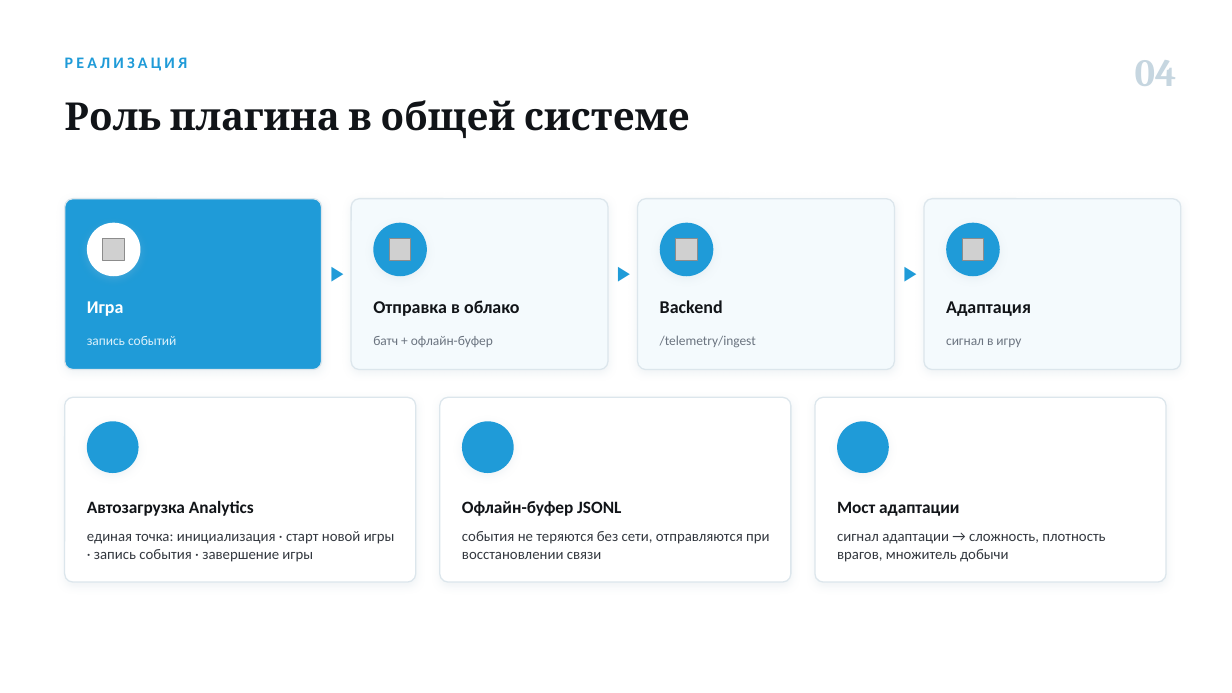
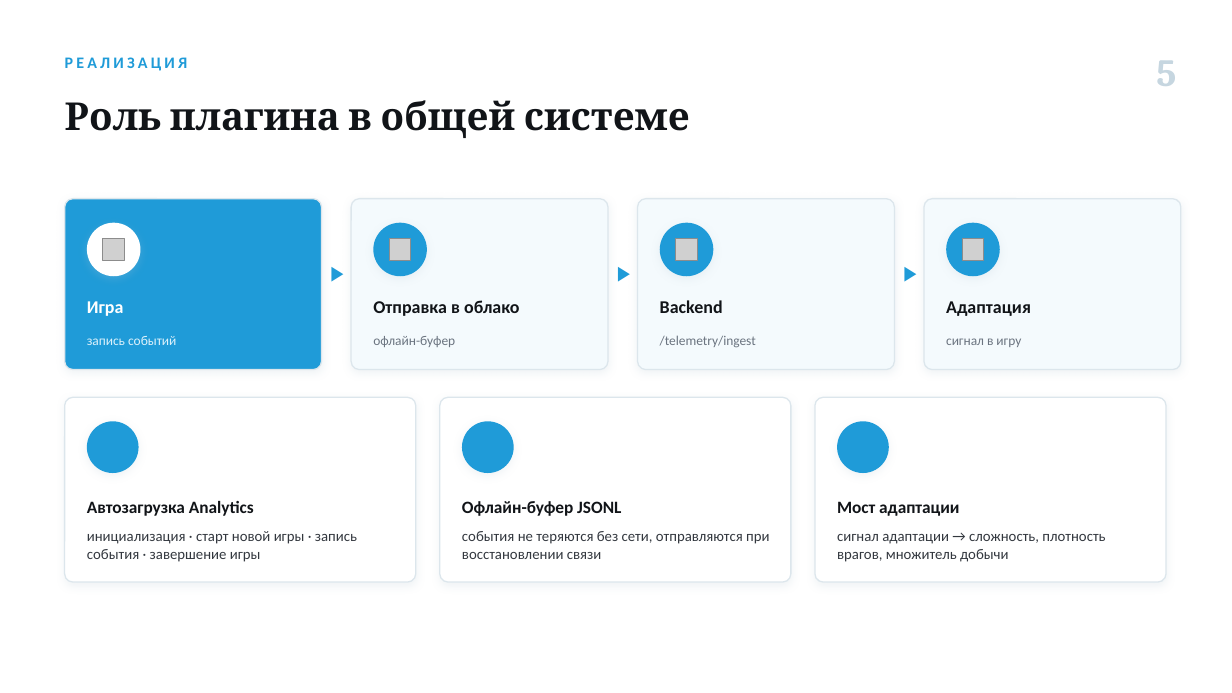
Before and after one commit to Antizi/diplom-Game_Plugs_Ai, a slide deck: slide 5 of presentations/Артамонов_ВКР_телеметрия.pptx. Drawn at 1232x693 pixels with LibreOffice and Linux fonts; fonts in the diff are those of the drawing; grey boxes stand for pictures; background and template pictures are left out. Boxes give left, top, right and bottom in pixels: in the first picture for what was removed or moved away, otherwise in the second. Text is boxed around its words. In the diff, an @@ line names an element or a change of style, - is before the commit and + after.

```diff
--- a/presentations/Артамонов_ВКР_телеметрия.pptx
+++ b/presentations/Артамонов_ВКР_телеметрия.pptx
@@ text at box(1156, 60, 1176, 86): text changed @@
-04
+5
@@ text at box(373, 336, 455, 347): text changed @@
-батч + офлайн-буфер
+офлайн-буфер
@@ text at box(87, 531, 357, 562): text changed @@
-единая точка: инициализация · старт новой игры · запись события · завершение игры
+инициализация · старт новой игры · запись события · завершение игры
```
Also in this commit, not shown: 10 other slides changed, 3 other files.
